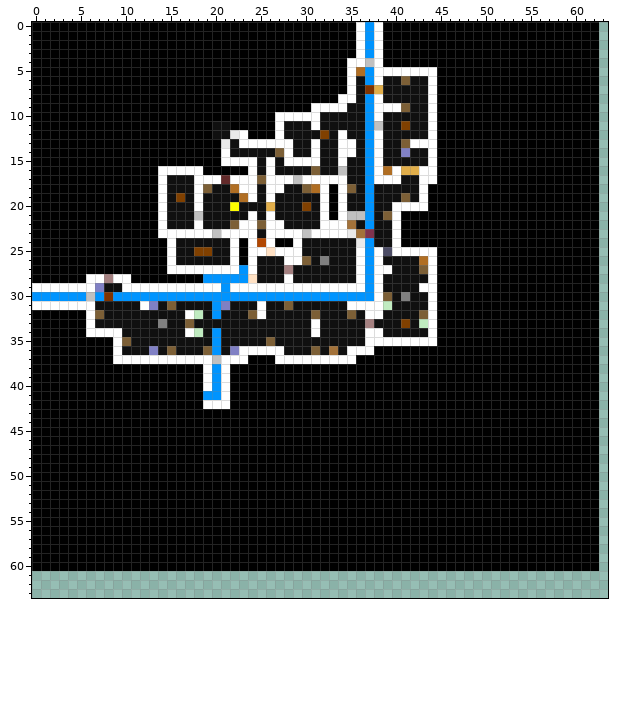
Two states of a pixel-art sprite, res/levels/pit.png. This is how it looked before the edit.
The file is 64x64 pixels.
Once edited:
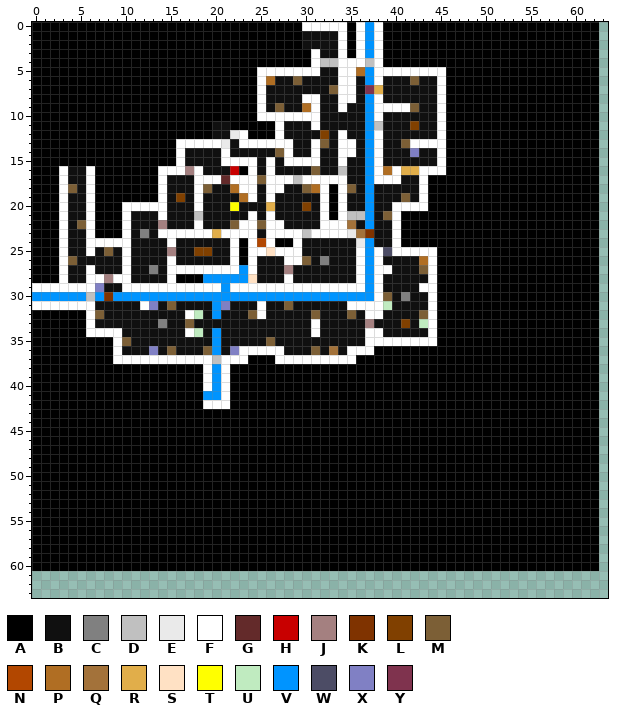
Palette (. is transparent): A #000000  B #101010  C #808080  D #c0c0c0  E #eaeaea  F #ffffff  G #632a2a  H #c80000  J #a48080  K #7f3300  L #804000  M #7c5f36  N #b24700  P #b06e23  Q #a3723a  R #e1ae4a  S #ffe1c4  T #ffff00  U #c0ebc0  V #0094ff  W #4c4c65  X #8080c4  Y #7f334e
From the commit log: Adding more details to the pit level
Changes in this commit:
{"y":0,"x":30,"old":"AAAAA","new":"FFFFF"}
{"y":1,"x":30,"old":"AAAAA","new":"BBBBF"}
{"y":2,"x":30,"old":"AAAAA","new":"BBBBF"}
{"y":3,"x":31,"old":"AAAA","new":"FBBF"}
{"y":4,"x":31,"old":"AAAA","new":"FDDF"}
{"y":5,"x":25,"old":"AAAAAAAAAA","new":"FFFFFFFBBF"}
{"y":5,"x":45,"old":"A","new":"F"}
{"y":6,"x":25,"old":"AAAAAAAAAA","new":"FPBBMBBBBF"}
{"y":6,"x":41,"old":"MB","new":"BM"}
{"y":6,"x":44,"old":"FA","new":"BF"}
{"y":7,"x":25,"old":"AAAAAAAAAA","new":"FBBBBBBBMF"}
{"y":7,"x":37,"old":"K","new":"Y"}
{"y":7,"x":44,"old":"FA","new":"BF"}
{"y":8,"x":25,"old":"AAAAAAAAA","new":"FBBBBFFBB"}
{"y":8,"x":44,"old":"FA","new":"BF"}
{"y":9,"x":25,"old":"AAAAAA","new":"FBMBBP"}
{"y":9,"x":32,"old":"FF","new":"BB"}
{"y":9,"x":41,"old":"MB","new":"FM"}
{"y":9,"x":44,"old":"FA","new":"BF"}
{"y":10,"x":25,"old":"AA","new":"FF"}
{"y":10,"x":44,"old":"FA","new":"BF"}
{"y":11,"x":41,"old":"LB","new":"BL"}
{"y":11,"x":44,"old":"FA","new":"BF"}
{"y":12,"x":44,"old":"FA","new":"BF"}
{"y":13,"x":16,"old":"AAAAA","new":"FFFFF"}
{"y":13,"x":32,"old":"B","new":"M"}
{"y":13,"x":45,"old":"A","new":"F"}
{"y":14,"x":16,"old":"AAAAA","new":"FBBBB"}
{"y":14,"x":41,"old":"XB","new":"BX"}
{"y":14,"x":44,"old":"FA","new":"BF"}
{"y":15,"x":16,"old":"AAAAA","new":"FBBBB"}
{"y":15,"x":44,"old":"FA","new":"BF"}
{"y":16,"x":3,"old":"AAAA","new":"FBBF"}
{"y":16,"x":17,"old":"F","new":"J"}
{"y":16,"x":19,"old":"AAAA","new":"BBBH"}
{"y":16,"x":45,"old":"A","new":"F"}
{"y":17,"x":3,"old":"AAAA","new":"FBBF"}
{"y":17,"x":44,"old":"F","new":"A"}
{"y":18,"x":3,"old":"AAAA","new":"FMBF"}
{"y":19,"x":3,"old":"AAAA","new":"FBBF"}
{"y":20,"x":3,"old":"AAAA","new":"FBBF"}
{"y":20,"x":10,"old":"AAAA","new":"FFFF"}
{"y":21,"x":3,"old":"AAAA","new":"FBBF"}
{"y":21,"x":10,"old":"AAAA","new":"FBBB"}
{"y":22,"x":3,"old":"AAAA","new":"FBMF"}
{"y":22,"x":10,"old":"AAAAF","new":"FBBBJ"}
{"y":23,"x":3,"old":"AAAA","new":"FBBF"}
{"y":23,"x":10,"old":"AAAA","new":"FBCB"}
{"y":23,"x":20,"old":"D","new":"R"}
{"y":23,"x":37,"old":"Y","new":"K"}
{"y":24,"x":3,"old":"AAAAAAAAAAAA","new":"FBBFFFFFBBBB"}
{"y":25,"x":3,"old":"AAAAAAAAAAAAF","new":"FBBFBMBFBBBBJ"}
{"y":26,"x":3,"old":"AAAAAAAAAAAA","new":"FMBBBBBFBBBB"}
{"y":27,"x":3,"old":"AAAAAAAAAAAA","new":"FBBFBBBFBBCB"}
{"y":28,"x":3,"old":"AAA","new":"FBB"}
{"y":28,"x":11,"old":"AAAAA","new":"BBBBF"}
{"label":"changed","picture_box":[257,22,446,184]}
{"label":"changed","picture_box":[59,139,239,283]}
{"label":"changed","picture_box":[365,229,374,238]}
